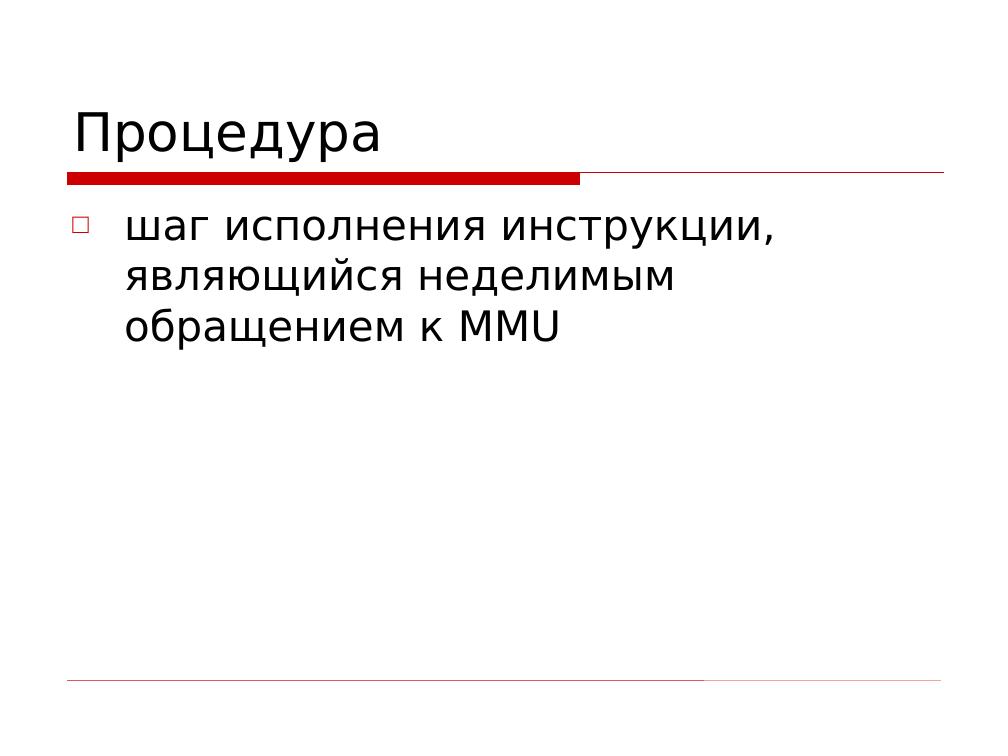
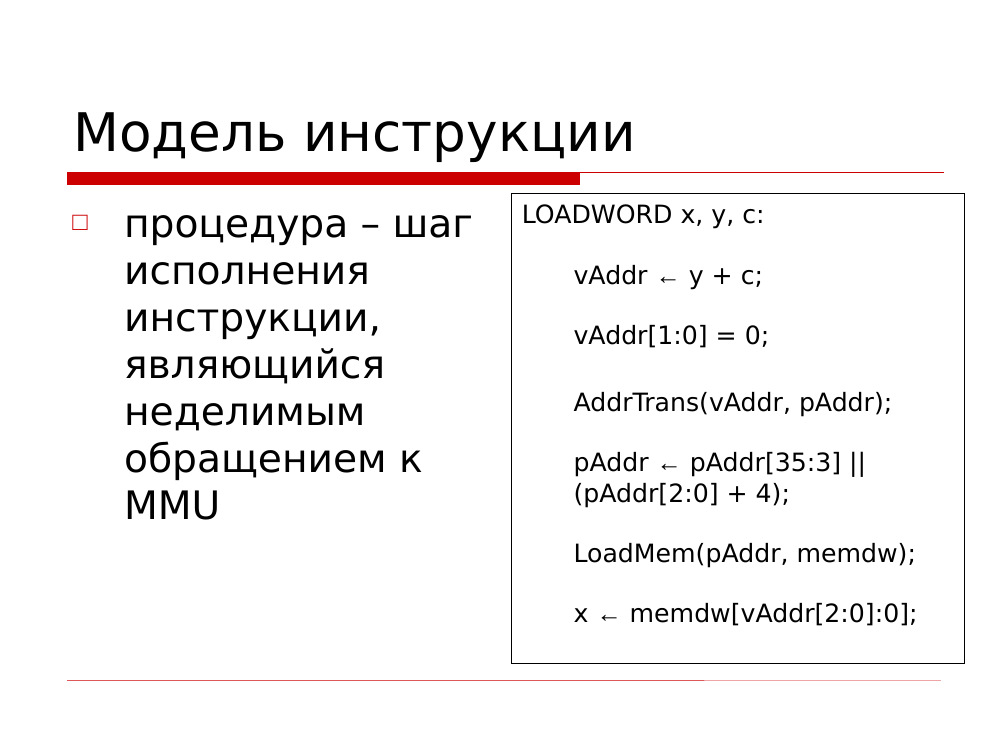
Before and after one commit to kornevgen/tesla-project, a slide deck: slide 13 of papers/THESIS/talks/Oct13 - ISP/isp-slides2.ppt (slide 11 before the commit). Drawn at 1008x756 pixels with LibreOffice and Linux fonts; fonts in the diff are those of the drawing; background and template pictures are left out. Boxes give left, top, right and bottom in pixels: in the first picture for what was removed or moved away, otherwise in the second. Text is boxed around its words. In the diff, an @@ line names an element or a change of style, - is before the commit and + after.

```diff
--- a/papers/THESIS/talks/Oct13 - ISP/isp-slides2.ppt
+++ b/papers/THESIS/talks/Oct13 - ISP/isp-slides2.ppt
@@ title at box(73, 112, 635, 162): text changed @@
-Процедура
+Модель инструкции
@@ text added at box(512, 194, 965, 664), outline #000000 0.74 pt, 18 pt, text #000000 @@
+LOADWORD x, y, c:
+vAddr ← y + c;
+vAddr[1:0] = 0;
+AddrTrans(vAddr, pAddr);
+pAddr ← pAddr[35:3] || (pAddr[2:0] + 4);
+LoadMem(pAddr, memdw);
+x ← memdw[vAddr[2:0]:0];
@@ text at box(124, 215, 473, 520): text changed; size 30 to 28 pt @@
-□ шаг исполнения инструкции, являющийся неделимым обращением к MMU
+□ процедура – шаг исполнения инструкции, являющийся неделимым обращением к MMU
```
Also in this commit, not shown: 10 other slides changed, 8 slides added, 1 slide removed.
